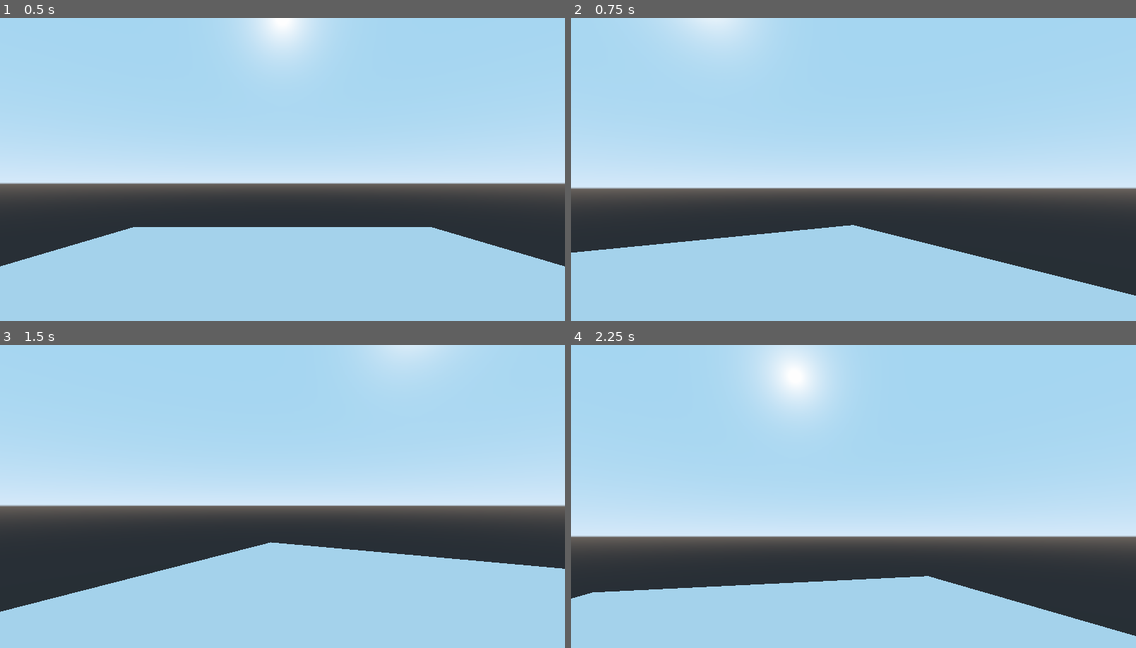
Above: before the commit, frames 1-4 (two rows, left to right).
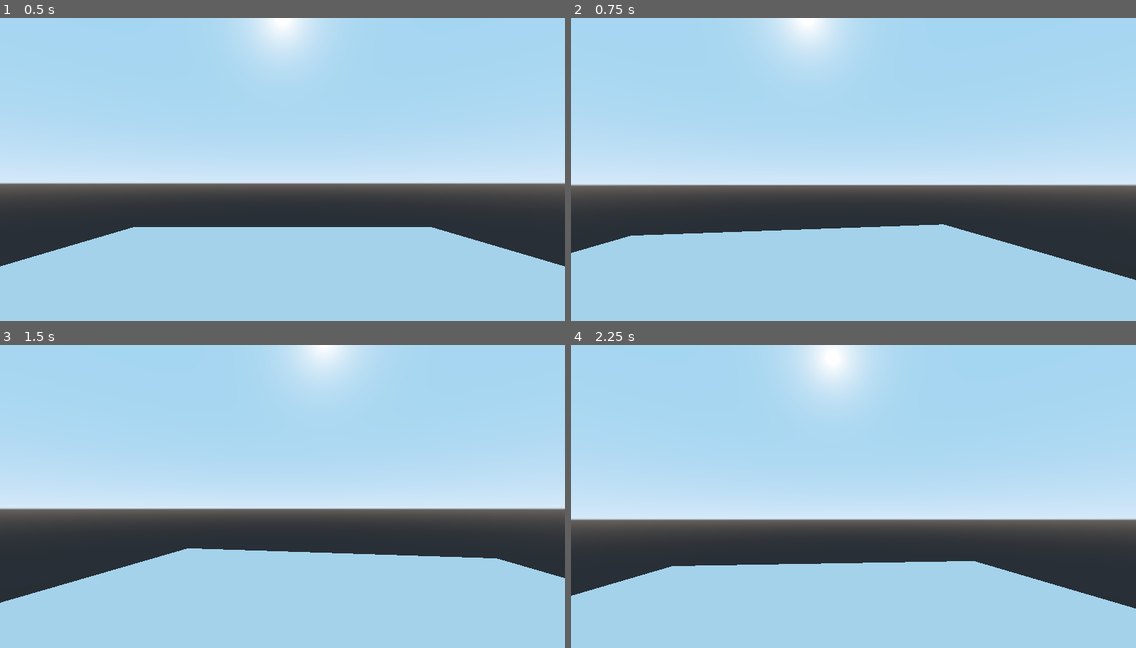
Above: after the commit, the same moments.

Repository: cedmundo/tutorial-fps
Game: Godot game, scene res://Main.tscn
Same seed, same stepped clock (60 frames per second), same inputs: the game is played once before the commit and once after it.
Inputs (mouse positions are in pixels of both pictures, inside the frame that each line leads up to):
- Up to frame 1 (0.5 s): no input
- Up to frame 2 (0.75 s): tap Enter at 0.5 s; move the mouse to (881, 181) at 0.52 s
- Up to frame 3 (1.5 s): tap Space at 1.25 s; move the mouse to (254, 511) at 1.27 s
- Up to frame 4 (2.25 s): tap Enter at 2 s; move the mouse to (864, 505) at 2.02 s

Frame 1 is identical in both runs. In frame 2, 7.5% of the frame differs, in the area x 0-100%, y 0-92%; in frame 3, 5.5%; in frame 4, 18%, in the area x 0-100%, y 0-97%.

Commit message:
Cleanup scripts

Diff:
--- a/Main.tscn
+++ b/Main.tscn
@@ -14,5 +14,7 @@
 [node name="Player" type="Spatial" parent="."]
 transform = Transform( 1, 0, 0, 0, 1, 0, 0, 0, 1, 0, 1.52212, 2.9848 )
 script = ExtResource( 1 )
+vertical_sensibility = 0.2
+horizontal_sensibility = 0.2
 
 [node name="Camera" type="Camera" parent="Player"]
--- a/Player.gd
+++ b/Player.gd
@@ -1,4 +1,8 @@
 extends Spatial
+
+export(float) var vertical_sensibility = 0.1
+export(float) var horizontal_sensibility = 0.1
+export(float) var vertical_rotation_limit = 89
 
 onready var camera = $Camera
 
@@ -7,10 +11,10 @@
 
 func _input(event):
 	if event is InputEventMouseMotion:
-		var coords = event.get_relative()
-		rotate_y(-coords.x * 0.01)
-		camera.rotate_x(-coords.y * 0.01)
-		camera.rotation.x = clamp(camera.rotation.x, deg2rad(-89), deg2rad(89))
+		var coords = -event.get_relative()
+		rotate_y(deg2rad(coords.x * horizontal_sensibility))
+		camera.rotate_x(deg2rad(coords.y * vertical_sensibility))
+		camera.rotation.x = clamp(camera.rotation.x, deg2rad(-vertical_rotation_limit), deg2rad(vertical_rotation_limit))
 
 	if event.is_action_pressed("ui_cancel"):
 		Input.set_mouse_mode(Input.MOUSE_MODE_VISIBLE)
